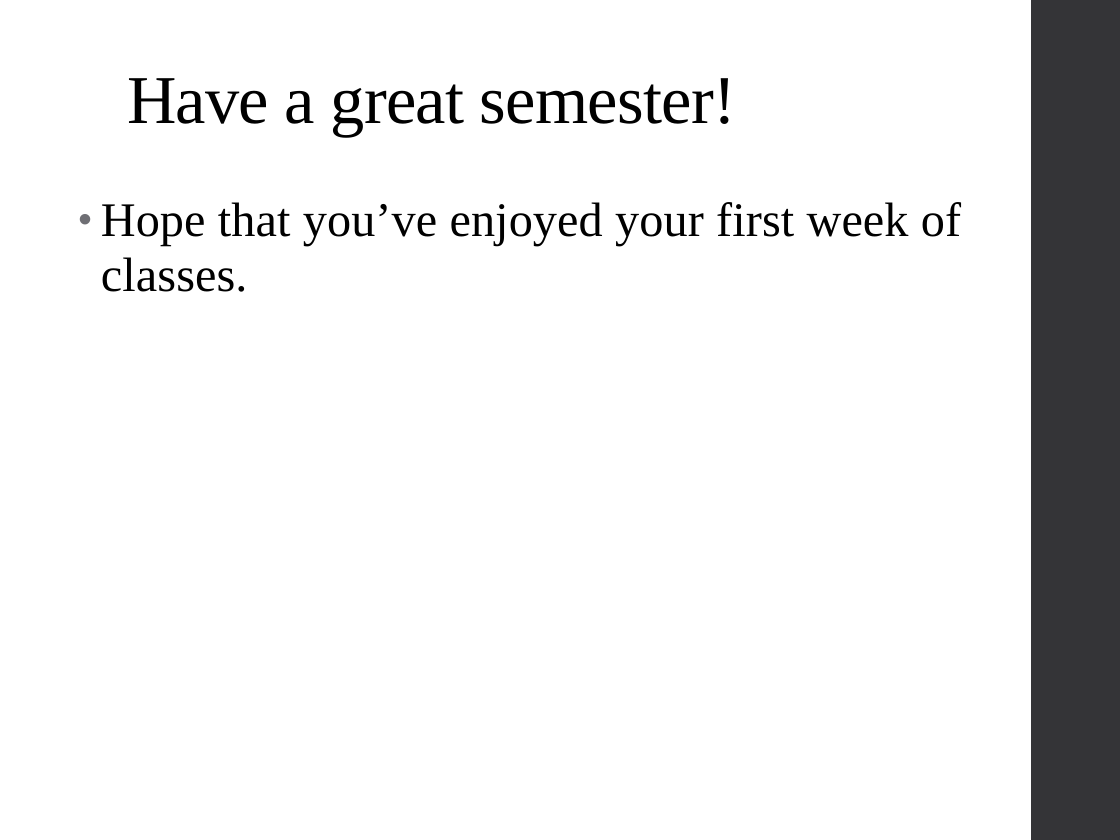
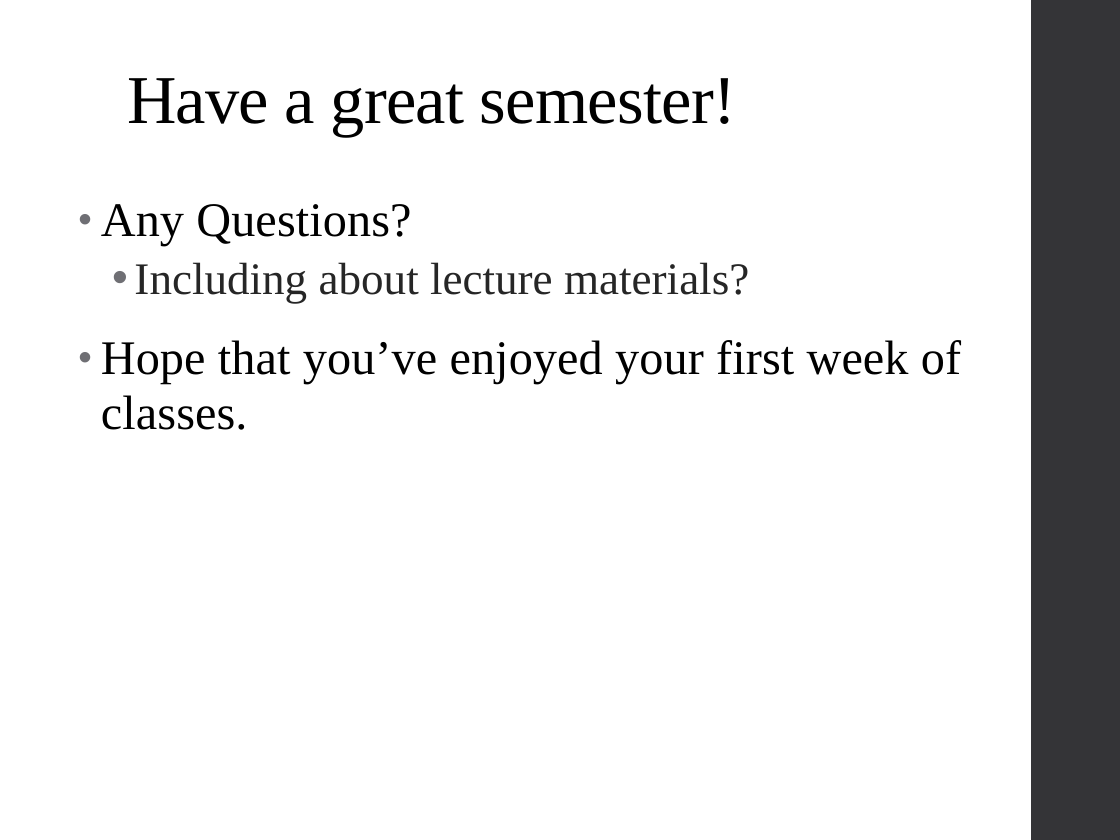
Before and after one commit to psadil/psych241, a slide deck: slide 22 of slides/lab1_21jan2016/lab1_21jan2016.pptx (slide 14 before the commit). Drawn at 1120x840 pixels with LibreOffice and Linux fonts; fonts in the diff are those of the drawing. Boxes give left, top, right and bottom in pixels: in the first picture for what was removed or moved away, otherwise in the second. Text is boxed around its words. In the diff, an @@ line names an element or a change of style, - is before the commit and + after.

```diff
--- a/slides/lab1_21jan2016/lab1_21jan2016.pptx
+++ b/slides/lab1_21jan2016/lab1_21jan2016.pptx
@@ text at bbox=[101, 204, 749, 303]: paragraphs added @@
+• Any Questions?
+  • Including about lecture materials?
```
Also in this commit, not shown: 3 other slides changed, 8 slides added, 7 other files.
